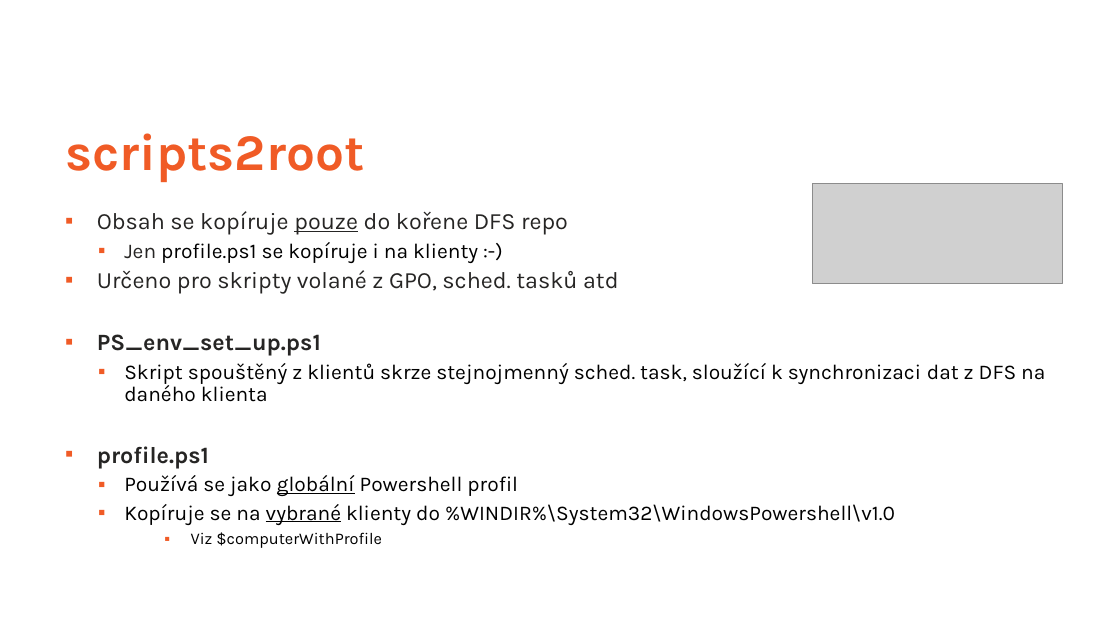
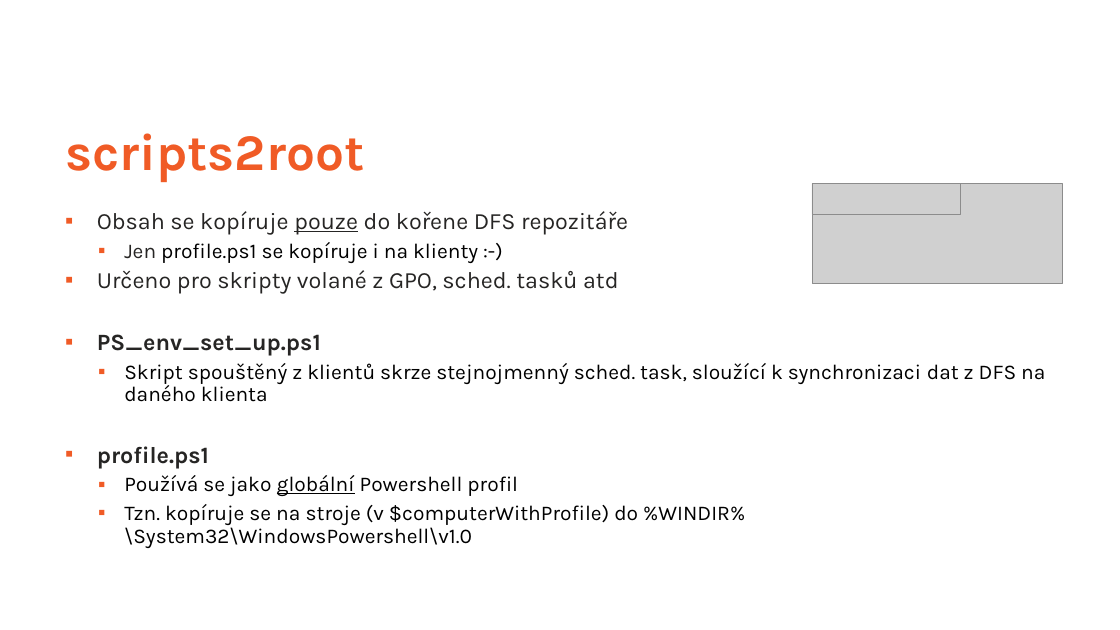
Before and after one commit to ztrhgf/Powershell_CICD_repository, a slide deck: slide 26 of WUG slajdy.pptx (slide 24 before the commit). Drawn at 1120x630 pixels with LibreOffice and Linux fonts; fonts in the diff are those of the drawing; grey boxes stand for pictures; background and template pictures are left out. Boxes give left, top, right and bottom in pixels: in the first picture for what was removed or moved away, otherwise in the second. Text is boxed around its words. In the diff, an @@ line names an element or a change of style, - is before the commit and + after.

```diff
--- a/WUG slajdy.pptx
+++ b/WUG slajdy.pptx
@@ picture added at [812,184,960,215] @@
@@ text at [97,211,628,234]: text changed @@
-▪ Obsah se kopíruje pouze do kořene DFS repo
+▪ Obsah se kopíruje pouze do kořene DFS repozitáře
@@ text at [124,504,745,548]: text changed @@
-  ▪ Kopíruje se na vybrané klienty do %WINDIR%\System32\WindowsPowershell\v1.0
-    ▪ Viz $computerWithProfile
+  ▪ Tzn. kopíruje se na stroje (v $computerWithProfile) do %WINDIR%\System32\WindowsPowershell\v1.0
```
Also in this commit, not shown: 30 other slides changed, 4 slides added, 1 slide removed.
